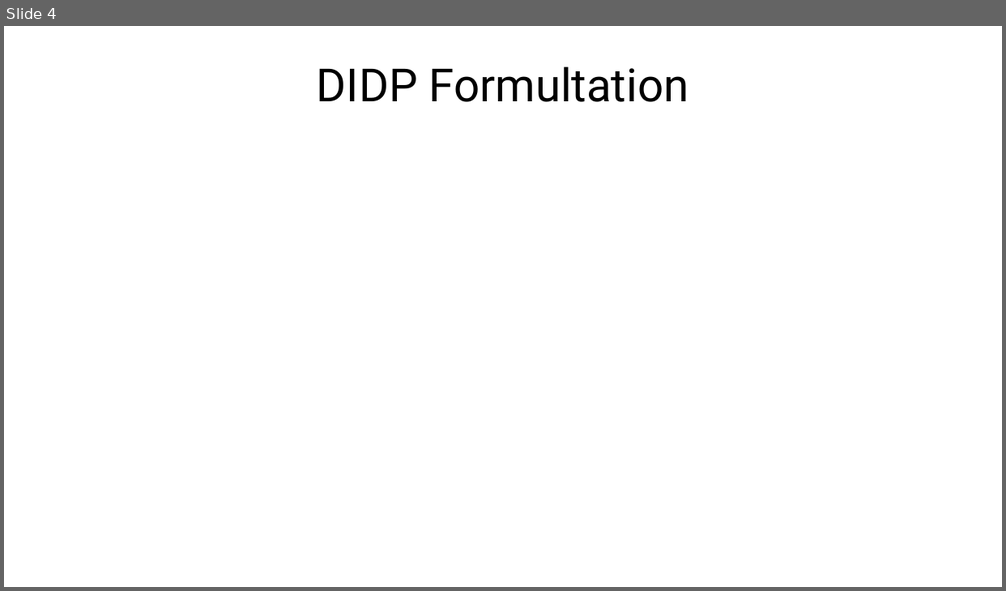
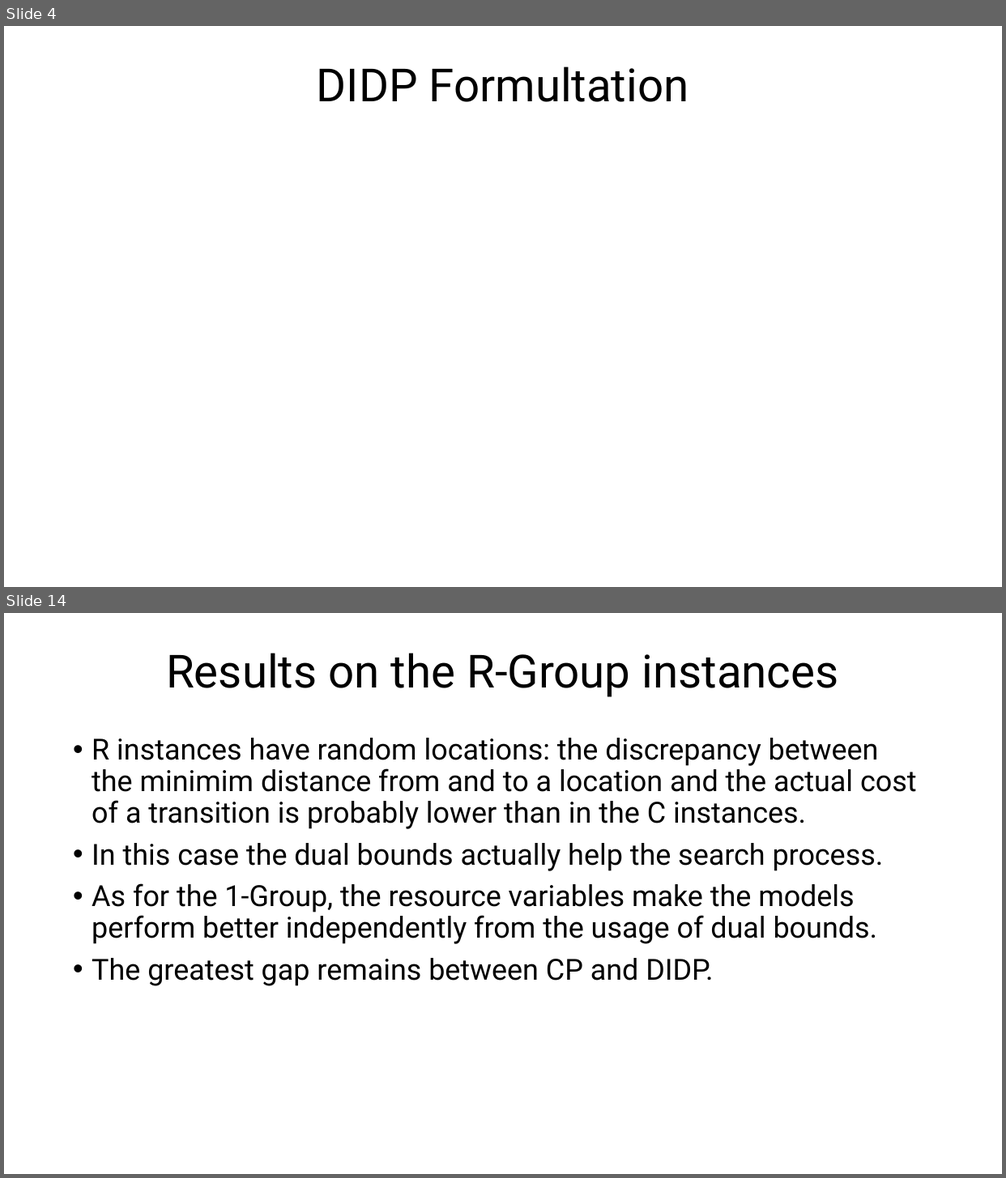
Before and after one commit to FabioGiordana/DIDP-On-Routing-Problems, a slide deck: cvrptw/CVRP-TW.pptx. Shown one above the other, each under a label of ours: slide 4 before the commit, slides 4 and 14 after it; the slides between them are not shown. The pictures are 1006x591 and 1006x1178 pixels, drawn with LibreOffice and Linux fonts; fonts in the diff are those of the drawing; grey boxes stand for pictures. Boxes give left, top, right and bottom in pixels: in the first picture for what was removed or moved away, otherwise in the second. Text is boxed around its words. In the diff, an @@ line names an element or a change of style, - is before the commit and + after.

```diff
--- a/cvrptw/CVRP-TW.pptx
+++ b/cvrptw/CVRP-TW.pptx
@@ slide 14 added at box(4, 613, 1002, 1174), background #FFFFFF @@
@@ title added at box(166, 653, 839, 697), 44 pt, text #000000 @@
+Results on the R-Group instances
@@ text added at box(91, 738, 917, 986), 28 pt, text #000000 @@
+• R instances have random locations: the discrepancy between the minimim distance from and to a location and the actual cost of a transition is probably lower than in the C instances.
+• In this case the dual bounds actually help the search process.
+• As for the 1-Group, the resource variables make the models perform better independently from the usage of dual bounds.
+• The greatest gap remains between CP and DIDP.
```
Also in this commit, not shown: 2 slides changed, 11 other slides added, 39 other files.
